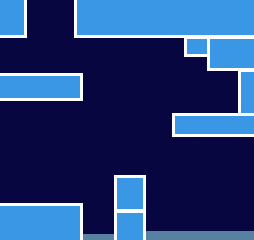
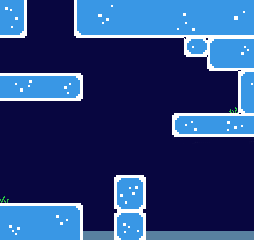
The second 254 × 240 image is a revision of the first. Changes to its layers:
painted on "Paint Layer 2" over (0, 5, 253, 240)
painted on "Paint Layer 1" over (0, 5, 253, 240)